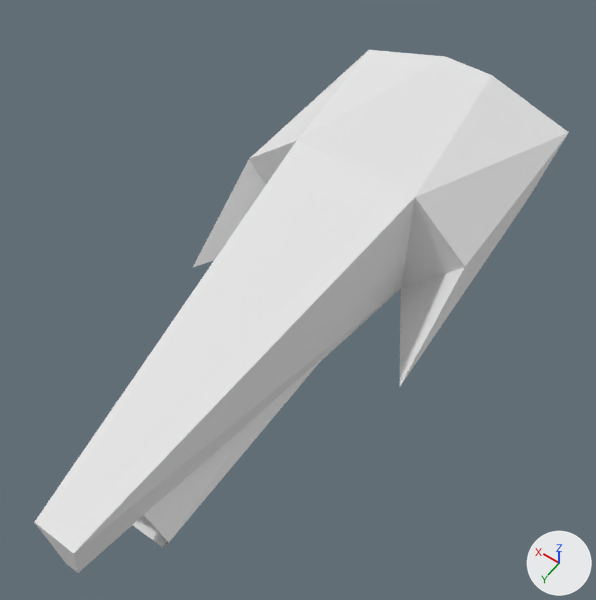
An edit to the OBJ model Resources/Models/newship.obj, drawn before and after from the same camera.
Rendered twice from a 50 mm lens placed at (-1.85, 2.73, 3.9), pointed at (-0.03, 0.19, -0.08). The lights are fixed; the arrows at lower right show +X, +Y and +Z. Where no turn or scale is listed for an object, it has been applied to the vertices.

The older version as bpy lines, for what is in view:
```python
me_cube_cube_001 = bpy.data.meshes.new('Cube_Cube.001')
me_cube_cube_001.from_pydata(...)  # 30 vertices, 48 faces, 1 loose edge; spans x -0.81..0.81, y -1.9..2.15, z -0.66..0.52
me_cube_cube_001.materials.append(mat_none)  # white #e7e7e7
ob_cube_cube_001 = bpy.data.objects.new('Cube_Cube.001', me_cube_cube_001)
ob_cube_cube_001.location = (0.0, 0.0, 0.0)
```
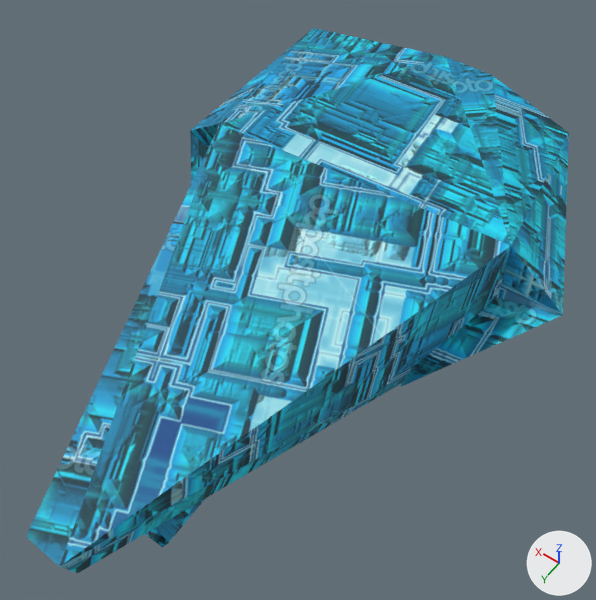
The newer file is also turned or shifted as a whole; pictures and numbers use the older file's frame.

Changed parts and their boxes [x1, y1, x2, y2] in the pictures (596 x 600 px; the box of a moved part takes in the faces that stretch with it):
'Cube_Cube.001', reshaped
    before: [34, 50, 569, 573]
    after: [26, 28, 569, 573]
part 1 of me_cube_cube_001, moved or reshaped
    before: [34, 50, 569, 573]
    after: [26, 28, 569, 573]
part 2 of me_cube_cube_001, recoloured (grey to cyan)
    before: [133, 359, 321, 547]
    after: [145, 498, 206, 547]

What changed in the scene script:
```text
Add img_spaceshiptexture_bmp:
    img_spaceshiptexture_bmp = load_image('SpaceShipTexture.bmp', '../Textures/SpaceShipTexture.bmp', 1024, 1024, 'sRGB')
Add mat_none_001:
    mat_none_001 = principled_material('None.001')
    mat_none_001.texture = img_spaceshiptexture_bmp
    mat_none_001.roughness = 0.69
Change me_cube_cube_001:
    used by ob_cube_cube_001; location = (0.0, 0.0, 0.0)
    remove me_cube_cube_001.from_pydata(...)  # 30 vertices, 48 faces, 1 loose edge; spans x -0.81..0.81, y -1.9..2.15, z -0.66..0.52
    add me_cube_cube_001.from_pydata(...)  # 30 vertices, 48 faces, 1 loose edge; spans x -1.41..1.31, y -1.9..2.23, z -0.66..0.43
    me_cube_cube_001 part 1
    me_cube_cube_001.vertices[3].co: (-0.42, -0.43, -0.32) -> (-1.02, -0.57, -0.49)  # pixel (400, 288) -> not seen
    me_cube_cube_001.vertices[4].co: (-0.13, 2.15, 0.09) -> (-0.09, 2.23, 0.01)  # pixel (73, 553) -> pixel (59, 566)
    me_cube_cube_001.vertices[5].co: (0.13, 2.15, 0.09) -> (0.15, 2.21, 0.01)  # pixel (34, 522) -> pixel (25, 536)
    me_cube_cube_001.vertices[6].co: (-0.42, -0.43, 0.52) -> (-1.0, -0.56, 0.36)  # pixel (415, 197) -> pixel (511, 245)
    me_cube_cube_001.vertices[10].co: (0.42, -0.43, 0.52) -> (0.97, -0.35, 0.43)  # pixel (296, 140) -> pixel (219, 123)
    me_cube_cube_001.vertices[13].co: (-0.81, -0.43, 0.16) -> (-1.41, -0.57, 0.0)  # pixel (465, 266) -> pixel (562, 315)
    me_cube_cube_001.vertices[16].co: (0.81, -0.43, 0.16) -> (1.31, -0.43, 0.15)  # pixel (249, 158) -> pixel (190, 130)
    me_cube_cube_001.vertices[17].co: (0.81, -1.9, 0.16) -> (1.31, -1.9, 0.15)  # pixel (368, 49) -> pixel (313, 27)
    me_cube_cube_001 part 2: 48 faces spanning x -1.41..1.31, y -1.9..2.23, z -0.66..0.43 switch from mat_none (white #e7e7e7) to mat_none_001 (picture img_spaceshiptexture_bmp)
```
